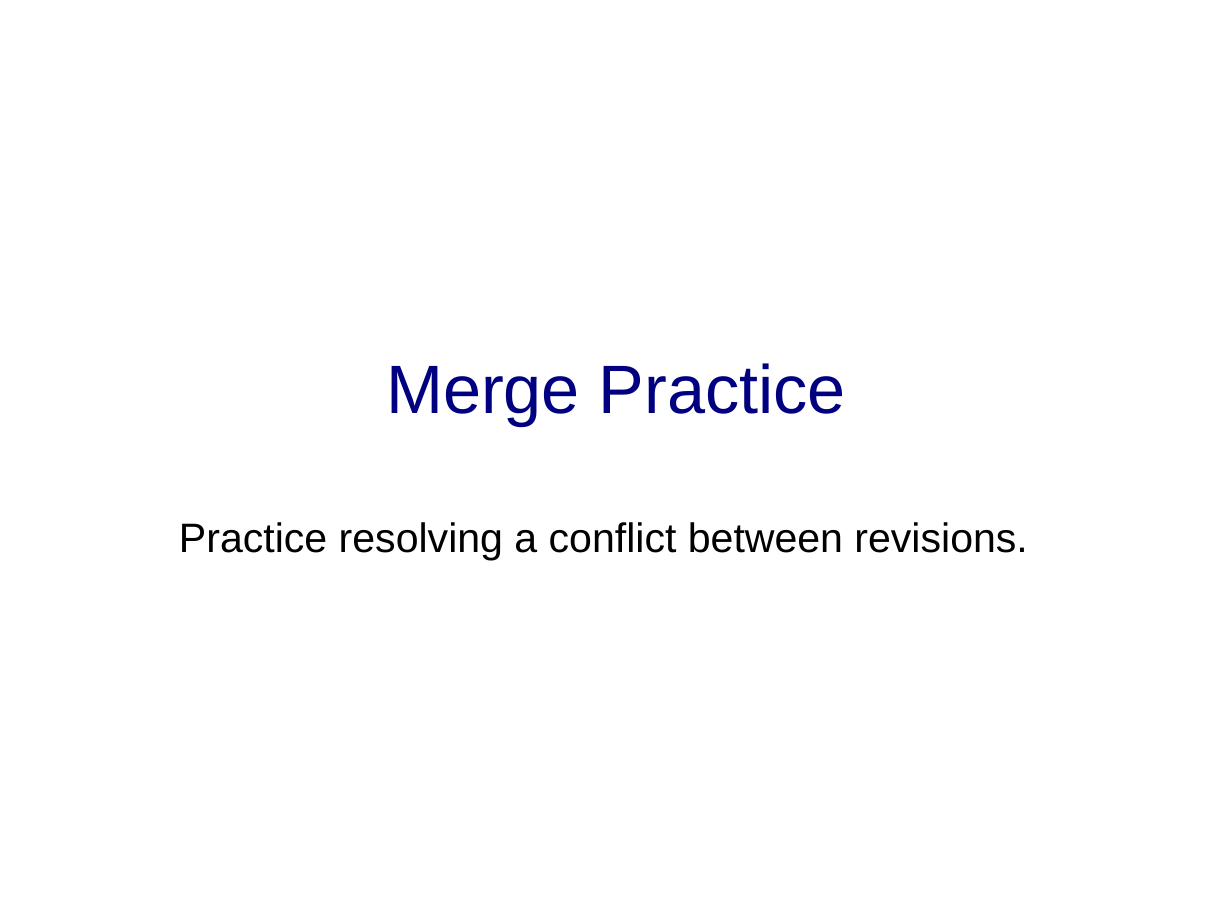
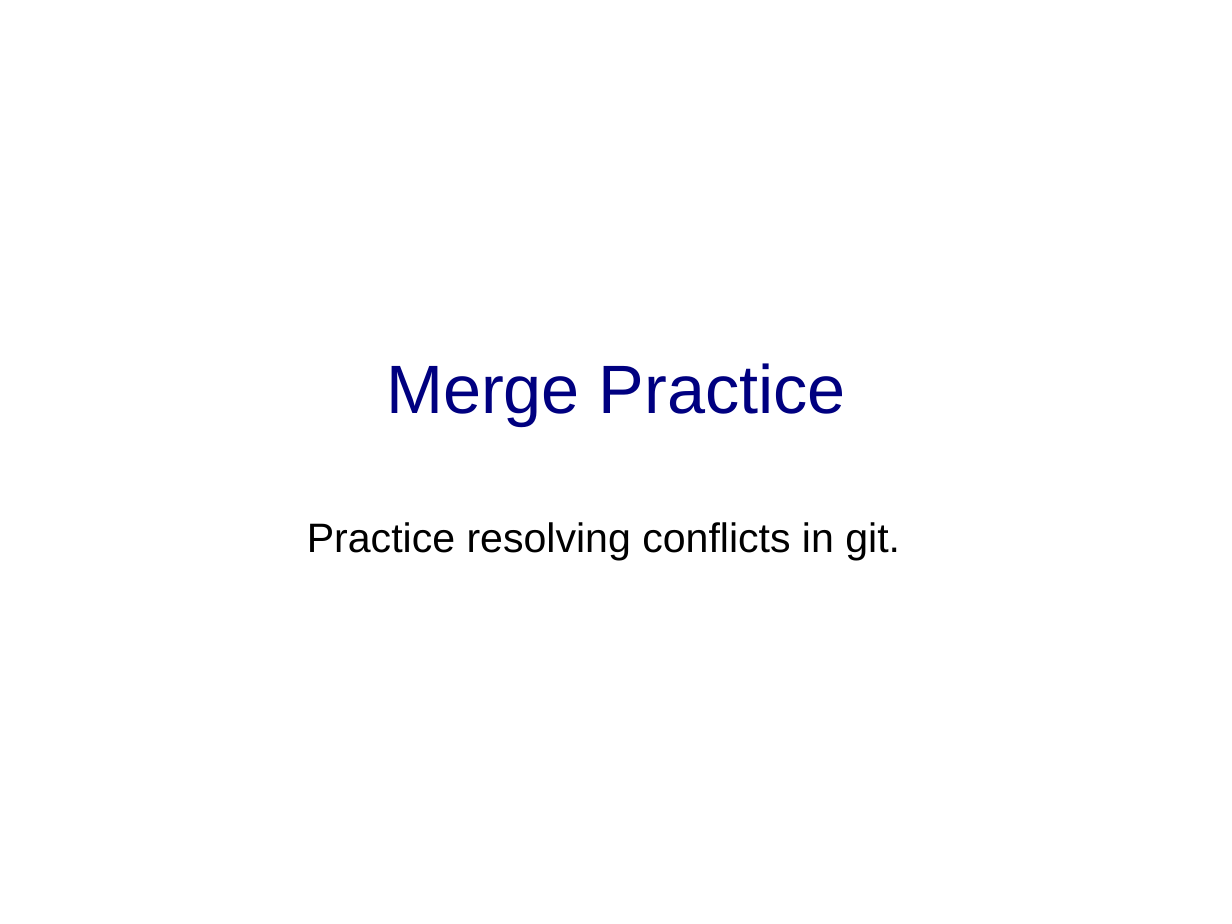
Before and after one commit to cpske/ISP, a slide deck: slide 1 of git/Merge-and-Conflict-Practice.ppt. Drawn at 1232x924 pixels with LibreOffice and Linux fonts; fonts in the diff are those of the drawing. Boxes give left, top, right and bottom in pixels: in the first picture for what was removed or moved away, otherwise in the second. Text is boxed around its words. In the diff, an @@ line names an element or a change of style, - is before the commit and + after.

Commit message:
update merge exercise

```diff
--- a/git/Merge-and-Conflict-Practice.ppt
+++ b/git/Merge-and-Conflict-Practice.ppt
@@ text at (307, 522, 900, 560): text changed @@
-Practice resolving a conflict between revisions.
+Practice resolving conflicts in git.
```
Also in this commit, not shown: 9 other slides changed, 3 slides added, 1 other file.
